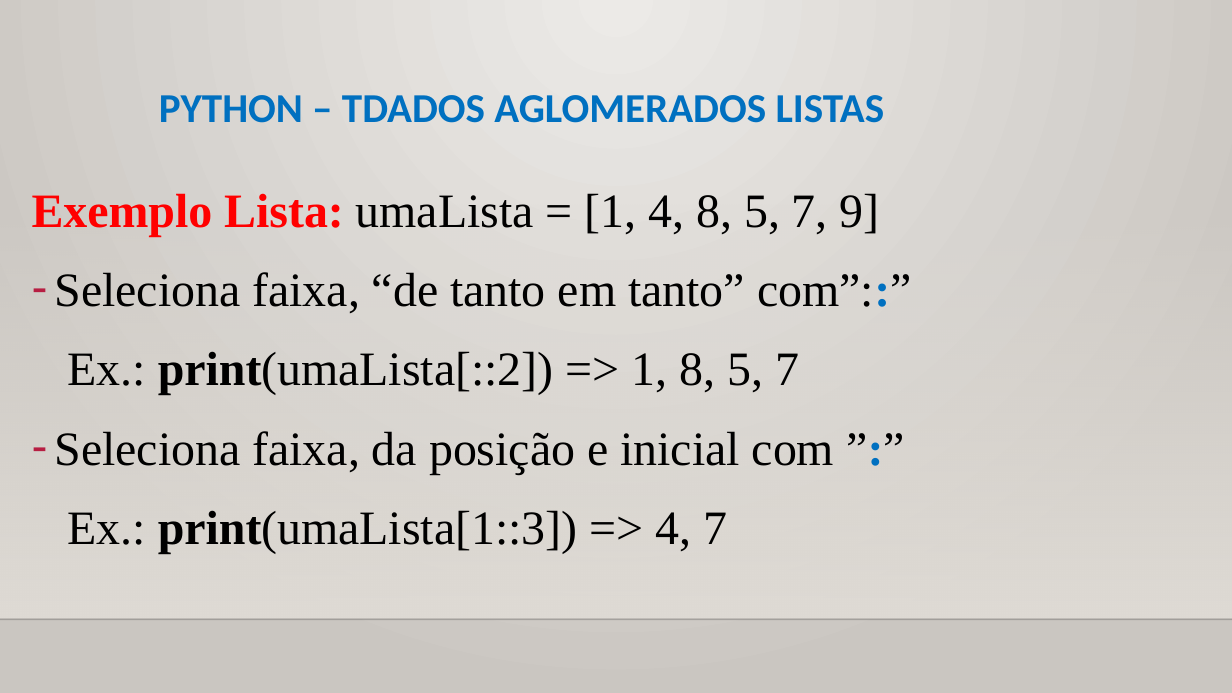
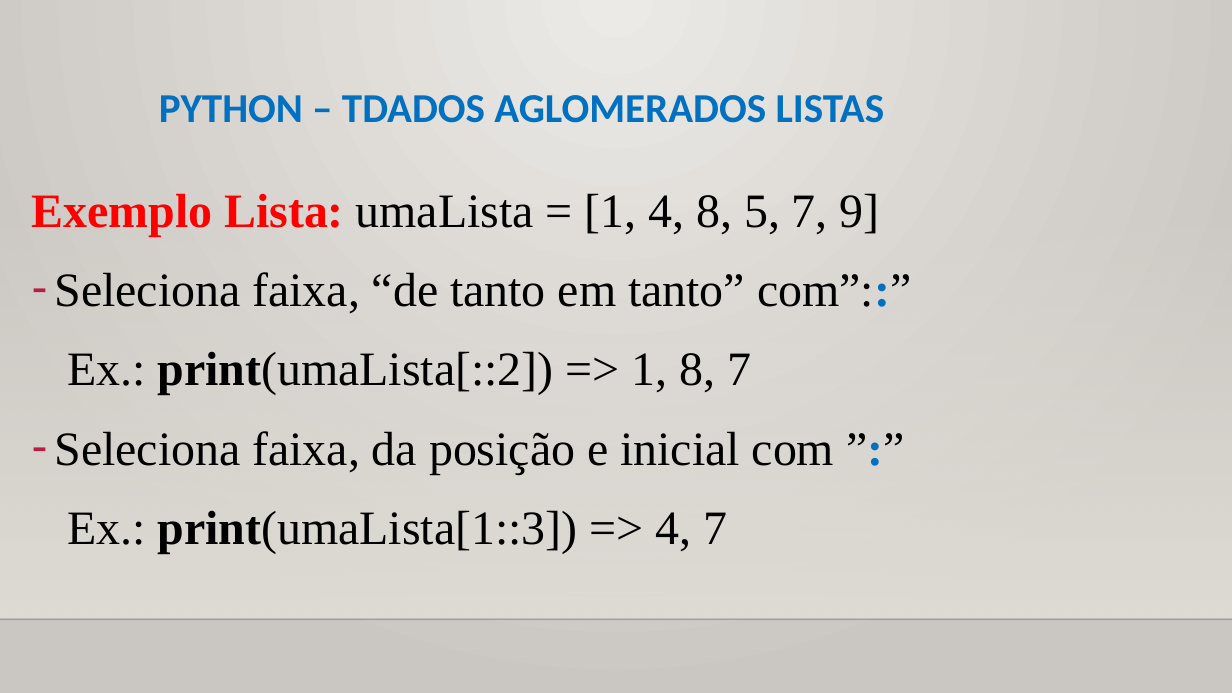
Before and after one commit to CloudEducationBrazil/WydenUniRuyPythonRAD, a slide deck: slide 9 of 01 Classes/Aula 07 RAD Python - Tipos de Dados Aglomerados.pptx (slide 8 before the commit). Drawn at 1232x693 pixels with LibreOffice and Linux fonts; fonts in the diff are those of the drawing; background and template pictures are left out. Boxes give left, top, right and bottom in pixels: in the first picture for what was removed or moved away, otherwise in the second. Text is boxed around its words. In the diff, an @@ line names an element or a change of style, - is before the commit and + after.

Commit message:
PPTs Python Aula 7 e 8 17092022

```diff
--- a/01 Classes/Aula 07 RAD Python - Tipos de Dados Aglomerados.pptx
+++ b/01 Classes/Aula 07 RAD Python - Tipos de Dados Aglomerados.pptx
@@ text at (x1=67, y1=351, x2=751, y2=395): text changed @@
-Ex.: print(umaLista[::2]) => 1, 8, 5, 7
+Ex.: print(umaLista[::2]) => 1, 8, 7
```
Also in this commit, not shown: 8 other slides changed, 1 slide added, 1 other file.
